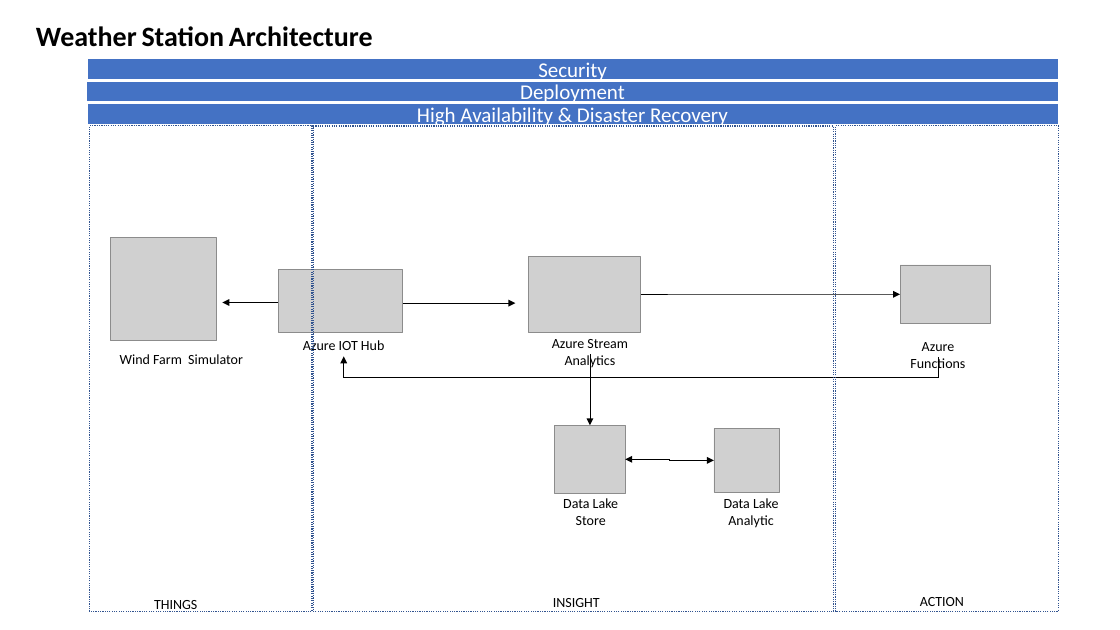
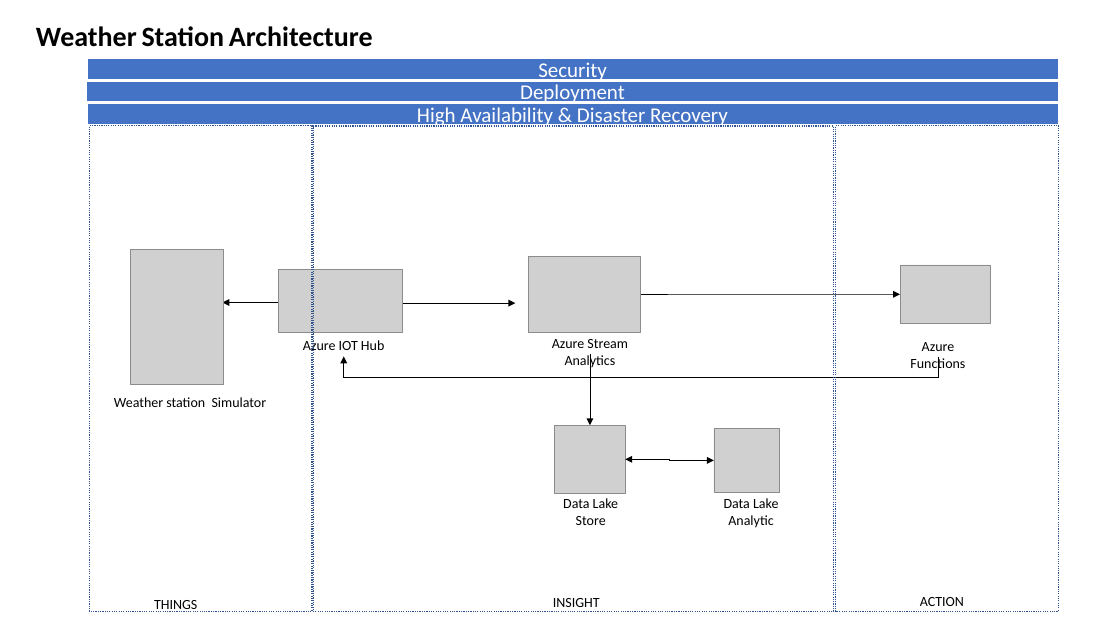
Before and after one commit to rpalaani30/DEV302x, a slide deck: slide 2 of Lab1/WeatherStationArchitecture-4BFEE626.pptx. Drawn at 1120x630 pixels with LibreOffice and Linux fonts; fonts in the diff are those of the drawing; grey boxes stand for pictures. Boxes give left, top, right and bottom in pixels: in the first picture for what was removed or moved away, otherwise in the second. Text is boxed around its words. In the diff, an @@ line names an element or a change of style, - is before the commit and + after.

Commit message:
updated image

```diff
--- a/Lab1/WeatherStationArchitecture-4BFEE626.pptx
+++ b/Lab1/WeatherStationArchitecture-4BFEE626.pptx
@@ picture removed at (110,238,217,341) @@
@@ picture added at (131,250,224,385) @@
@@ text at (114,397,267,407): text changed @@
-Wind Farm Simulator
+Weather station Simulator
```
